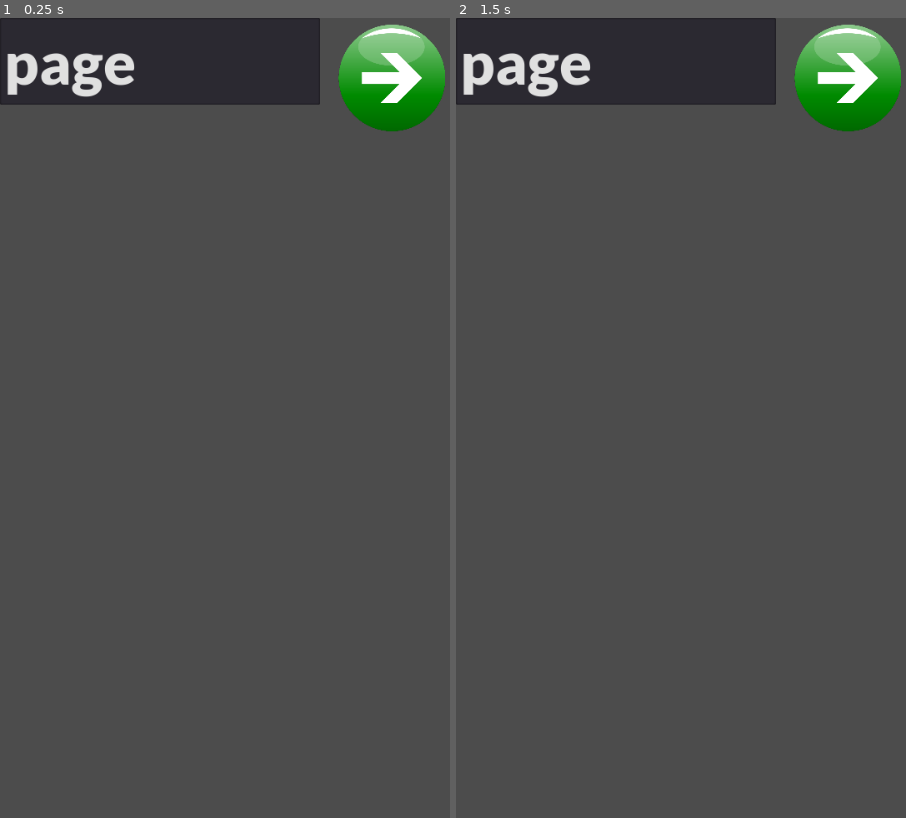
Above: before the commit, frames 1-2 (left to right).
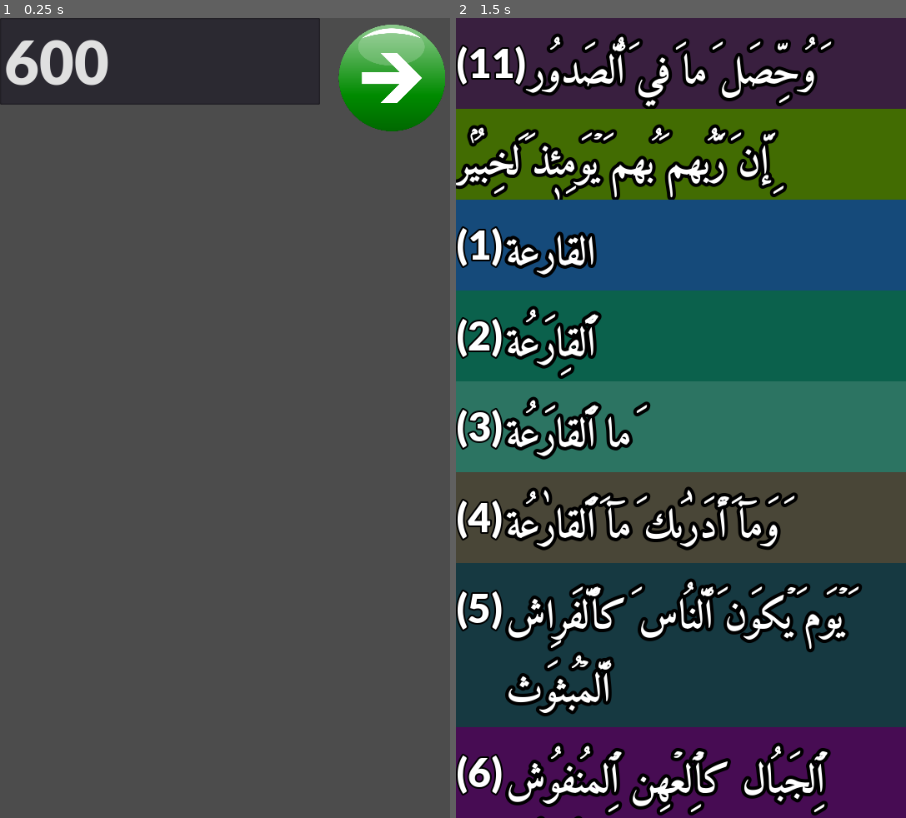
Above: after the commit, the same moments.

Repository: nightblade9/read-quran
Game: Godot game, scene res://scenes/HomeScreen.tscn
Two runs of this game, one before a commit and one after it. Both use one fixed random seed, a clock stepped at 60 frames per second and the inputs below.
Inputs (mouse positions are in pixels of both pictures, inside the frame that each line leads up to):
- Up to frame 1 (0.25 s): no input
- Up to frame 2 (1.5 s): tap Enter at 0.5 s; move the mouse to (847, 74) at 0.52 s; click (847, 74) at 0.67 s; tap Space at 1.25 s; move the mouse to (591, 458) at 1.27 s; click (591, 458) at 1.42 s

The runs differ from the first frame. In frame 1, 0.9% of the frame differs, in the area x 1-30%, y 2-10%; in frame 2, 86%, in the area x 0-100%, y 0-100%.

Commit message:
FINALLY got ayah box sizes right; trick was min_size.

Diff:
--- a/source/scenes/AyahHbox.gd
+++ b/source/scenes/AyahHbox.gd
@@ -1,6 +1,12 @@
 extends Control
 
+onready var _background = $ColorRect
+onready var _arabic_label = $TemplateHBox/ArabicLabel
+
 func _ready():
-	$ColorRect.color.r = randf() * 0.60
-	$ColorRect.color.g = randf() * 0.70
-	$ColorRect.color.b = randf() * 0.75
+	_background.color.r = randf() * 0.40
+	_background.color.g = randf() * 0.50
+	_background.color.b = randf() * 0.65
+
+	# Expand to fit contents; +N so tashkeel (kasra) don't get cut off
+	self.rect_min_size.y = _arabic_label.get_minimum_size().y + 20
--- a/source/scenes/AyahHbox.tscn
+++ b/source/scenes/AyahHbox.tscn
@@ -20,8 +20,7 @@
 [node name="Control" type="Control"]
 margin_right = 540.0
 margin_bottom = 80.0
-size_flags_horizontal = 3
-size_flags_vertical = 3
+rect_min_size = Vector2( 0, 80 )
 script = ExtResource( 3 )
 __meta__ = {
 "_edit_use_anchors_": false
@@ -38,27 +37,26 @@
 }
 
 [node name="TemplateHBox" type="HBoxContainer" parent="."]
-margin_top = 16.0
+margin_top = 24.0
 margin_right = 532.0
-margin_bottom = 952.0
 size_flags_horizontal = 3
-size_flags_vertical = 3
 __meta__ = {
 "_edit_use_anchors_": false
 }
 
 [node name="NumberLabel" type="Label" parent="TemplateHBox"]
 margin_right = 56.0
-margin_bottom = 936.0
+margin_bottom = 85.0
 size_flags_vertical = 5
 custom_fonts/font = SubResource( 1 )
+text = "(1)"
 
 [node name="ArabicLabel" type="Label" parent="TemplateHBox"]
 margin_left = 60.0
 margin_right = 532.0
-margin_bottom = 936.0
+margin_bottom = 85.0
 size_flags_horizontal = 3
-size_flags_vertical = 3
+size_flags_vertical = 1
 custom_fonts/font = SubResource( 2 )
 text = "ﺏ"
 autowrap = true
--- a/source/scenes/HomeScreen.tscn
+++ b/source/scenes/HomeScreen.tscn
@@ -12,7 +12,7 @@
 [node name="PageNumberText" type="LineEdit" parent="."]
 margin_right = 384.0
 margin_bottom = 104.0
-text = "page"
+text = "600"
 __meta__ = {
 "_edit_use_anchors_": false
 }
